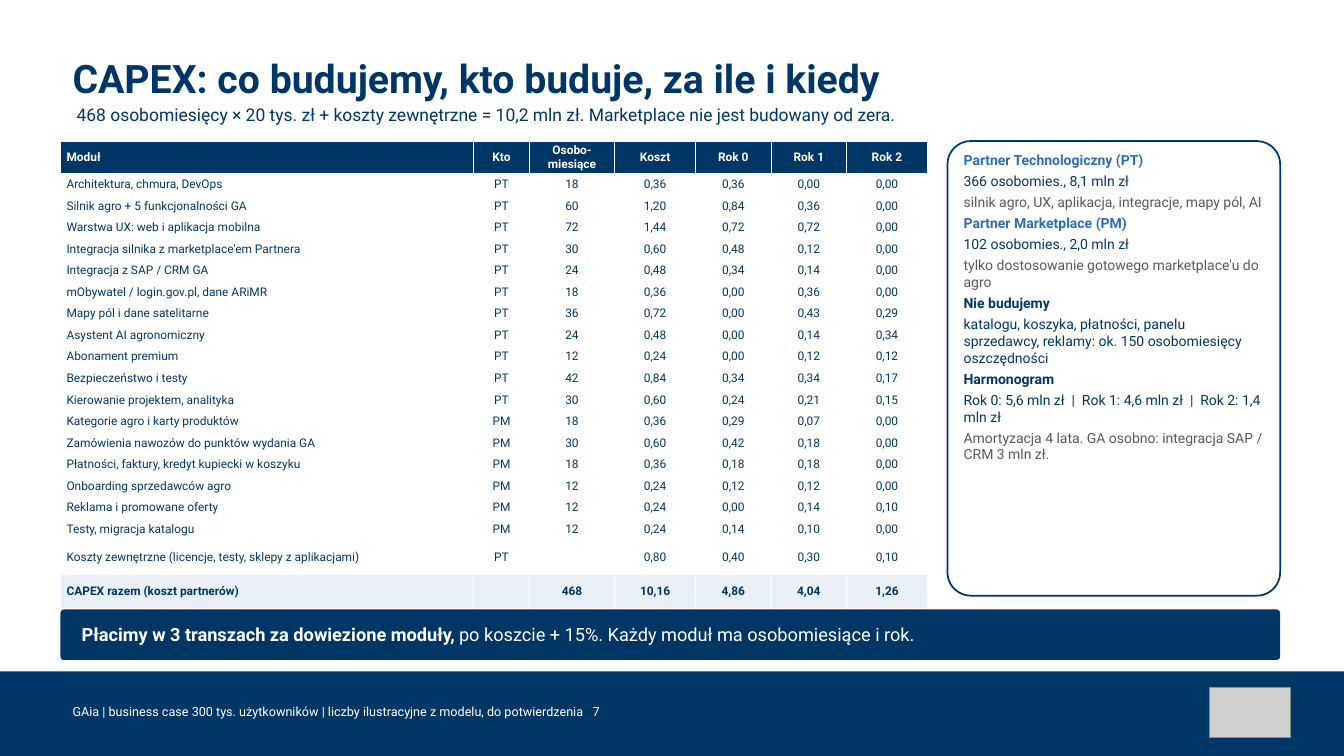
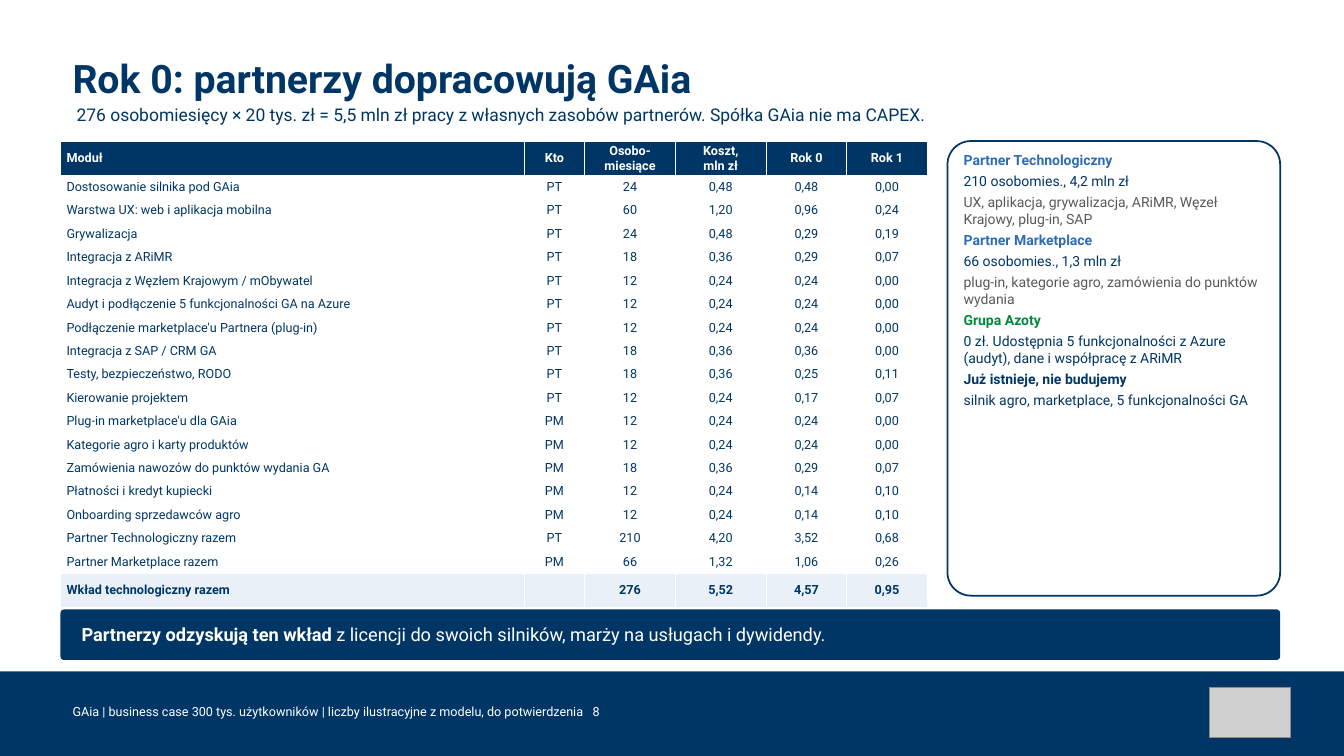
Before and after one commit to Angelika-pruchniak/gaia, a slide deck: slide 8 of GA_GAia_business_case_300k.pptx (slide 7 before the commit). Drawn at 1344x756 pixels with LibreOffice and Linux fonts; fonts in the diff are those of the drawing; grey boxes stand for pictures. Boxes give left, top, right and bottom in pixels: in the first picture for what was removed or moved away, otherwise in the second. Text is boxed around its words. In the diff, an @@ line names an element or a change of style, - is before the commit and + after.

```diff
--- a/GA_GAia_business_case_300k.pptx
+++ b/GA_GAia_business_case_300k.pptx
@@ text at (73,63,691,102): text changed @@
-CAPEX: co budujemy, kto buduje, za ile i kiedy
+Rok 0: partnerzy dopracowują GAia
@@ text at (77,108,925,125): text changed @@
-468 osobomiesięcy × 20 tys. zł + koszty zewnętrzne = 10,2 mln zł. Marketplace nie jest budowany od zera.
+276 osobomiesięcy × 20 tys. zł = 5,5 mln zł pracy z własnych zasobów partnerów. Spółka GAia nie ma CAPEX.
@@ table at (60,141,928,601) @@
-Moduł | Kto | Osobo- / miesiące | Koszt | Rok 0 | Rok 1 | Rok 2
-Architektura, chmura, DevOps | PT | 18 | 0,36 | 0,36 | 0,00 | 0,00
-Silnik agro + 5 funkcjonalności GA | PT | 60 | 1,20 | 0,84 | 0,36 | 0,00
-Warstwa UX: web i aplikacja mobilna | PT | 72 | 1,44 | 0,72 | 0,72 | 0,00
-Integracja silnika z marketplace'em Partnera | PT | 30 | 0,60 | 0,48 | 0,12 | 0,00
-Integracja z SAP / CRM GA | PT | 24 | 0,48 | 0,34 | 0,14 | 0,00
-mObywatel / login.gov.pl, dane ARiMR | PT | 18 | 0,36 | 0,00 | 0,36 | 0,00
-Mapy pól i dane satelitarne | PT | 36 | 0,72 | 0,00 | 0,43 | 0,29
-Asystent AI agronomiczny | PT | 24 | 0,48 | 0,00 | 0,14 | 0,34
-Abonament premium | PT | 12 | 0,24 | 0,00 | 0,12 | 0,12
-Bezpieczeństwo i testy | PT | 42 | 0,84 | 0,34 | 0,34 | 0,17
-Kierowanie projektem, analityka | PT | 30 | 0,60 | 0,24 | 0,21 | 0,15
-Kategorie agro i karty produktów | PM | 18 | 0,36 | 0,29 | 0,07 | 0,00
-Zamówienia nawozów do punktów wydania GA | PM | 30 | 0,60 | 0,42 | 0,18 | 0,00
-Płatności, faktury, kredyt kupiecki w koszyku | PM | 18 | 0,36 | 0,18 | 0,18 | 0,00
-Onboarding sprzedawców agro | PM | 12 | 0,24 | 0,12 | 0,12 | 0,00
-Reklama i promowane oferty | PM | 12 | 0,24 | 0,00 | 0,14 | 0,10
-Testy, migracja katalogu | PM | 12 | 0,24 | 0,14 | 0,10 | 0,00
-Koszty zewnętrzne (licencje, testy, sklepy z aplikacjami) | PT |  | 0,80 | 0,40 | 0,30 | 0,10
-CAPEX razem (koszt partnerów) |  | 468 | 10,16 | 4,86 | 4,04 | 1,26
-Spółka GAia płaci (koszt + 15%) |  |  | 11,68 | 5,59 | 4,64 | 1,45
+Moduł | Kto | Osobo- / miesiące | Koszt, / mln zł | Rok 0 | Rok 1
+Dostosowanie silnika pod GAia | PT | 24 | 0,48 | 0,48 | 0,00
+Warstwa UX: web i aplikacja mobilna | PT | 60 | 1,20 | 0,96 | 0,24
+Grywalizacja | PT | 24 | 0,48 | 0,29 | 0,19
+Integracja z ARiMR | PT | 18 | 0,36 | 0,29 | 0,07
+Integracja z Węzłem Krajowym / mObywatel | PT | 12 | 0,24 | 0,24 | 0,00
+Audyt i podłączenie 5 funkcjonalności GA na Azure | PT | 12 | 0,24 | 0,24 | 0,00
+Podłączenie marketplace'u Partnera (plug-in) | PT | 12 | 0,24 | 0,24 | 0,00
+Integracja z SAP / CRM GA | PT | 18 | 0,36 | 0,36 | 0,00
+Testy, bezpieczeństwo, RODO | PT | 18 | 0,36 | 0,25 | 0,11
+Kierowanie projektem | PT | 12 | 0,24 | 0,17 | 0,07
+Plug-in marketplace'u dla GAia | PM | 12 | 0,24 | 0,24 | 0,00
+Kategorie agro i karty produktów | PM | 12 | 0,24 | 0,24 | 0,00
+Zamówienia nawozów do punktów wydania GA | PM | 18 | 0,36 | 0,29 | 0,07
+Płatności i kredyt kupiecki | PM | 12 | 0,24 | 0,14 | 0,10
+Onboarding sprzedawców agro | PM | 12 | 0,24 | 0,14 | 0,10
+Partner Technologiczny razem | PT | 210 | 4,20 | 3,52 | 0,68
+Partner Marketplace razem | PM | 66 | 1,32 | 1,06 | 0,26
+Wkład technologiczny razem |  | 276 | 5,52 | 4,57 | 0,95
@@ text at (964,154,1257,408): text changed @@
-Partner Technologiczny (PT)
-366 osobomies., 8,1 mln zł
-silnik agro, UX, aplikacja, integracje, mapy pól, AI
-Partner Marketplace (PM)
-102 osobomies., 2,0 mln zł
-tylko dostosowanie gotowego marketplace'u do agro
-Nie budujemy
-katalogu, koszyka, płatności, panelu sprzedawcy, reklamy: ok. 150 osobomiesięcy oszczędności
-Harmonogram
-Rok 0: 5,6 mln zł | Rok 1: 4,6 mln zł | Rok 2: 1,4 mln zł
-Amortyzacja 4 lata. GA osobno: integracja SAP / CRM 3 mln zł.
+Partner Technologiczny
+210 osobomies., 4,2 mln zł
+UX, aplikacja, grywalizacja, ARiMR, Węzeł Krajowy, plug-in, SAP
+Partner Marketplace
+66 osobomies., 1,3 mln zł
+plug-in, kategorie agro, zamówienia do punktów wydania
+Grupa Azoty
+0 zł. Udostępnia 5 funkcjonalności z Azure (audyt), dane i współpracę z ARiMR
+Już istnieje, nie budujemy
+silnik agro, marketplace, 5 funkcjonalności GA
@@ text at (82,627,826,645): text changed @@
-Płacimy w 3 transzach za dowiezione moduły, po koszcie + 15%. Każdy moduł ma osobomiesiące i rok.
+Partnerzy odzyskują ten wkład z licencji do swoich silników, marży na usługach i dywidendy.
@@ text at (73,706,600,719): text changed @@
-GAia | business case 300 tys. użytkowników | liczby ilustracyjne z modelu, do potwierdzenia 7
+GAia | business case 300 tys. użytkowników | liczby ilustracyjne z modelu, do potwierdzenia 8
```
Also in this commit, not shown: 15 other slides changed, 1 slide added, 9 other files.
